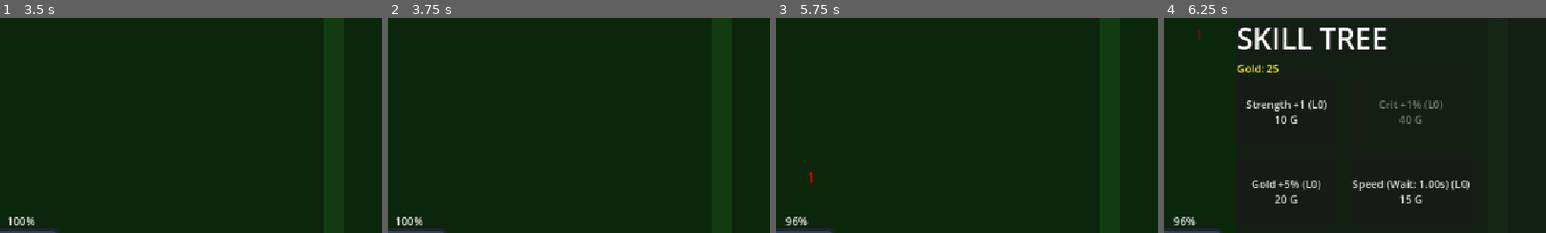
Above: before the commit, frames 1-4 (left to right).
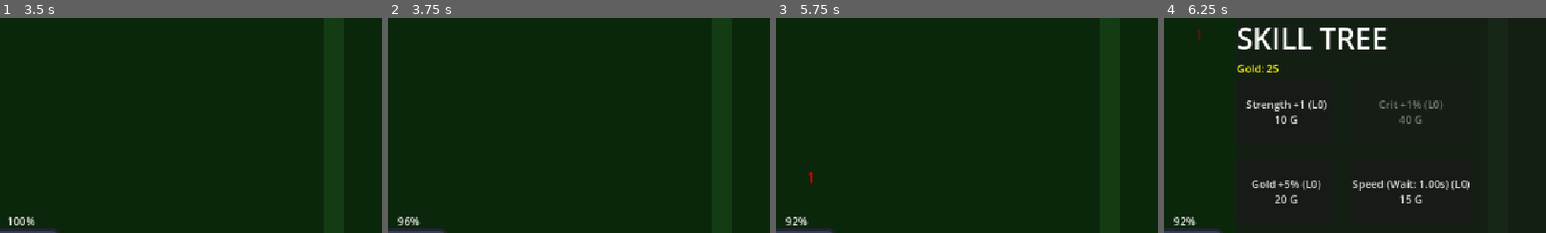
Above: after the commit, the same moments.

Repository: artuq/LootClicker
Game: Godot game, scene res://node_2d.tscn
Two runs of this game, one before a commit and one after it. Both use one fixed random seed, a clock stepped at 60 frames per second and the inputs below. The engine's default icon, where the game draws it, is replaced by a stand-in: a white triangle on a blue panel in a dark square.
Inputs:
- Up to frame 1 (3.5 s): click "Slot 1" at 0.5 s; click "Slot 2" at 1.25 s; click "Slot 3" at 2 s; click "Slot 1" at 2.75 s
- Up to frame 2 (3.75 s): click "Slot 2" at 3.5 s
- Up to frame 3 (5.75 s): click "Slot 3" at 4.25 s; click "INVENTORY" at 5 s
- Up to frame 4 (6.25 s): click "SKILLS" at 5.75 s
The pictures show only the part of the screen within x 47-97%, y 3-53%; the shares and areas given below are measured in that part.

Frame 1 is identical in both runs. In frame 2, 0.2% of the frame differs, in the area x 2-9%, y 92-97%; in frame 3, less than 0.1%; in frame 4, less than 0.1%.

Commit message:
Save and load enemy HP and ensure old enemies are freed

Diff:
--- a/BattleManager.gd
+++ b/BattleManager.gd
@@ -80,6 +80,7 @@
 func save_game(slot: int = 1):
 	var save_data = {
 		"current_stage": current_stage,
+		"enemy_hp": current_enemy.current_hp if current_enemy else -1,
 		"player": {
 			"max_hp": player.max_hp,
 			"current_hp": player.current_hp,
@@ -116,6 +117,7 @@
 	file.close()
 
 	current_stage = data["current_stage"]
+	var saved_enemy_hp = data.get("enemy_hp", -1)
 
 	var player_data = data["player"]
 	player.max_hp = player_data["max_hp"]
@@ -139,7 +141,7 @@
 		if player.equipped_item == null or new_item.damage_bonus > player.equipped_item.damage_bonus:
 			player.equipped_item = new_item
 
-	spawn_enemy()
+	spawn_enemy(saved_enemy_hp)
 	player.health_changed.emit(player.current_hp, player.max_hp)
 	player.gold_changed.emit(player.gold)
 	player.skills_updated.emit()
@@ -147,7 +149,10 @@
 	return true
 
 
-func spawn_enemy():
+func spawn_enemy(saved_hp: int = -1):
+	if current_enemy:
+		current_enemy.queue_free()
+
 	current_enemy = Enemy.new()
 	add_child(current_enemy)
 
@@ -167,11 +172,14 @@
 		enemy_sprite.scale = Vector2(1.0, 1.0)
 
 	current_enemy.setup_enemy(hp, dmg, gold, 10)
+	if saved_hp != -1:
+		current_enemy.current_hp = saved_hp
+
 	current_enemy.died.connect(_on_enemy_died)
 
 	stage_label.text = "Stage: %d / 20" % current_stage
 	enemy_hp_bar.max_value = hp
-	enemy_hp_bar.value = hp
+	enemy_hp_bar.value = current_enemy.current_hp
 
 func _on_player_attack():
 	if current_enemy:
